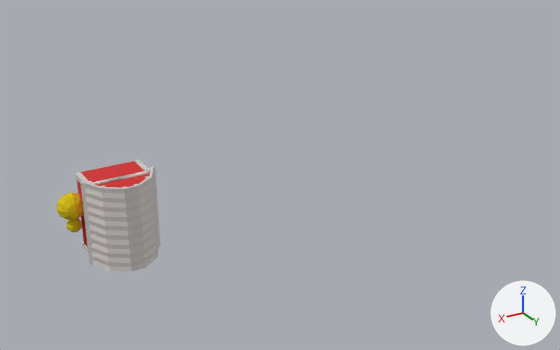
The FBX model Assets/3D_assets/Batiments/Farm.fbx: old version first, new version second.
Rendered twice from a camera (50 mm lens) standing at (2.52, 8.01, 4.26) and looking at (-2.38, -0.15, 0.18). Arrows for +X, +Y and +Z are at lower right; the lights stay in place. Where no turn or scale is listed for an object, it has been applied to the vertices.

Objects in the first picture: 'Ferme'.
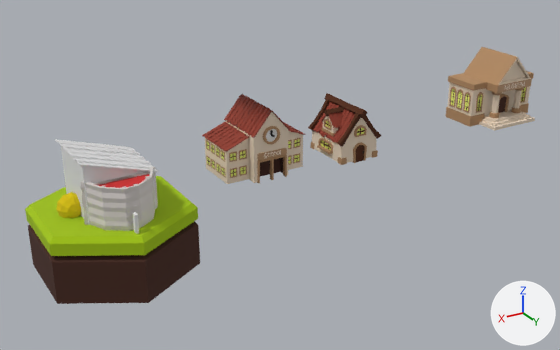
Pixel boxes (x1, y1, x2, y2) of what changed, in the pictures (560 x 350 px):
'Plaine', added: after (25, 176, 200, 304)
    faces in mat_under_tile (brown #46261b): (28, 221, 200, 304)
    faces in mat_grass_plaine (green #a1c406): (25, 176, 198, 256)
'School', added: after (202, 94, 306, 184)
    faces in mat_home_wall (beige #e7d4be): (205, 112, 303, 184)
    faces in mat_home_roof (red #8f3d2e): (202, 94, 306, 152)
    faces in mat_home_brick (brown #b28a63): (206, 126, 301, 183)
    faces in mat_window (yellow #e1e770): (206, 139, 300, 177)
    faces in mat_under_tile (brown #46261b): (260, 158, 283, 176)
'Cube', added (brown): after (446, 47, 535, 131)
    faces in mat_home_brick (brown #b28a63): (446, 47, 534, 127)
    faces in mat_home_wall (beige #e7d4be): (447, 57, 535, 131)
    faces in mat_material (picture img_museum_png): (497, 79, 532, 93)
    faces in mat_window (yellow #e1e770): (451, 87, 526, 111)
'House', added: after (308, 93, 382, 165)
    faces in mat_home_wall (beige #e7d4be): (312, 116, 376, 163)
    faces in mat_wood (brown #50270d): (308, 93, 382, 162)
    faces in mat_home_roof (red #8f3d2e): (313, 102, 355, 143)
    faces in mat_home_brick (brown #b28a63): (310, 119, 378, 165)
'Cube.002', added: after (55, 139, 158, 172)
'Cube.001', added: after (61, 146, 156, 225)
'échelle de perso', added: after (132, 212, 139, 234)

Patch to the scene script:
```diff
--- a/Assets/3D_assets/Batiments/Farm.fbx.py
+++ b/Assets/3D_assets/Batiments/Farm.fbx.py
@@ me_cube_001 @@
+me_cube_001.from_pydata([(-0.398, -0.398, -0.265), (-0.398, -0.398, 0.265), (-0.398, 0.398, -0.265), (-0.398, 0.398, 0.265), (0.398, -0.398, -0.265), (0.398, -0.398, 0.509), (0.398, 0.398, -0.265), (0.398, 0.398, 0.509)], [], [(0, 1, 3, 2), (2, 3, 7, 6), (6, 7, 5, 4), (4, 5, 1, 0), (2, 6, 4, 0), (7, 3, 1, 5)])
@@ ob_cube @@
+ob_cube = bpy.data.objects.new('Cube', me_cube_015)  # 1332 vertices, 1226 faces; spans x -0.612..0.612, y -0.369..0.475, z -0.016..1.014; in mat_home_wall (beige #e7d4be), mat_home_brick (brown #b28a63), mat_under_tile (brown #46261b), mat_window (yellow #e1e770), mat_wood (brown #50270d), mat_material (picture img_museum_png)
+ob_cube.location = (-6.056, 0.0, 0.4)
@@ ob_cube_001 @@
+ob_cube_001 = bpy.data.objects.new('Cube.001', me_cube_001)
+ob_cube_001.location = (0.0, 0.0, 0.615)
@@ ob_school @@
+ob_school = bpy.data.objects.new('School', me_cube_021)  # 1704 vertices, 1585 faces; spans x -0.574..0.574, y -0.432..0.362, z -0.006..0.915; in mat_home_wall (beige #e7d4be), mat_home_brick (brown #b28a63), mat_under_tile (brown #46261b), mat_window (yellow #e1e770), mat_wood (brown #50270d), mat_home_roof (red #903d2e), mat_clock (white #e7e7e7), mat_clock_spikes (black #232323), mat_panneau_school (picture img_school_png)
+ob_school.location = (-1.961, 0.0, 0.4)
@@ ob_échelle_de_perso @@
+ob_échelle_de_perso = bpy.data.objects.new('échelle de perso', me_cube)  # a box spanning x -0.018..0.018, y -0.033..0.033, z -0.082..0.149
+ob_échelle_de_perso.location = (0.014, 0.837, 0.477)
@@ ob_cube_002 @@
+ob_cube_002 = bpy.data.objects.new('Cube.002', me_cube_007)  # 88 vertices, 86 faces; spans x -0.444..0.447, y -0.442..0.442, z -0.153..0.144
+ob_cube_002.location = (-0.001, 0.0, 1.013)
@@ ob_plaine @@
+ob_plaine = bpy.data.objects.new('Plaine', me_cylinder)  # 42 vertices, 37 faces; spans x -0.87..0.87, y -1.0..1.0, z -0.8..0.0; in mat_under_tile (brown #46261b), mat_grass_plaine (green #a1c406)
+ob_plaine.location = (0.0, 0.0, 0.4)
@@ ob_house @@
+ob_house = bpy.data.objects.new('House', me_cube_006)  # 1207 vertices, 1105 faces; spans x -0.332..0.349, y -0.432..0.433, z -0.042..0.704; in mat_home_wall (beige #e7d4be), mat_home_brick (brown #b28a63), mat_window (yellow #e1e770), mat_wood (brown #50270d), mat_home_roof (red #903d2e), mat_door_handle (black #101010)
+ob_house.location = (-3.304, 0.0, 0.4)
```
